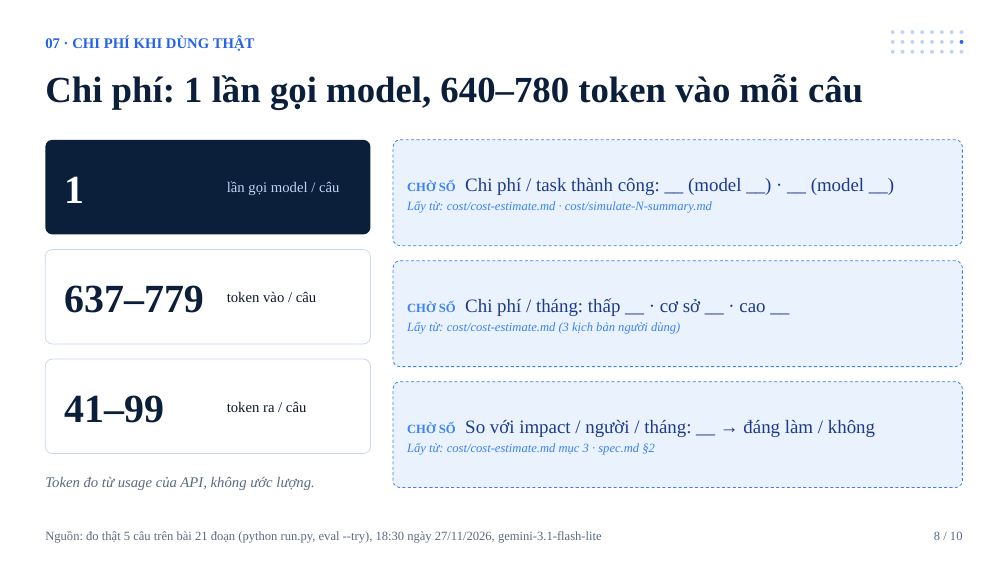
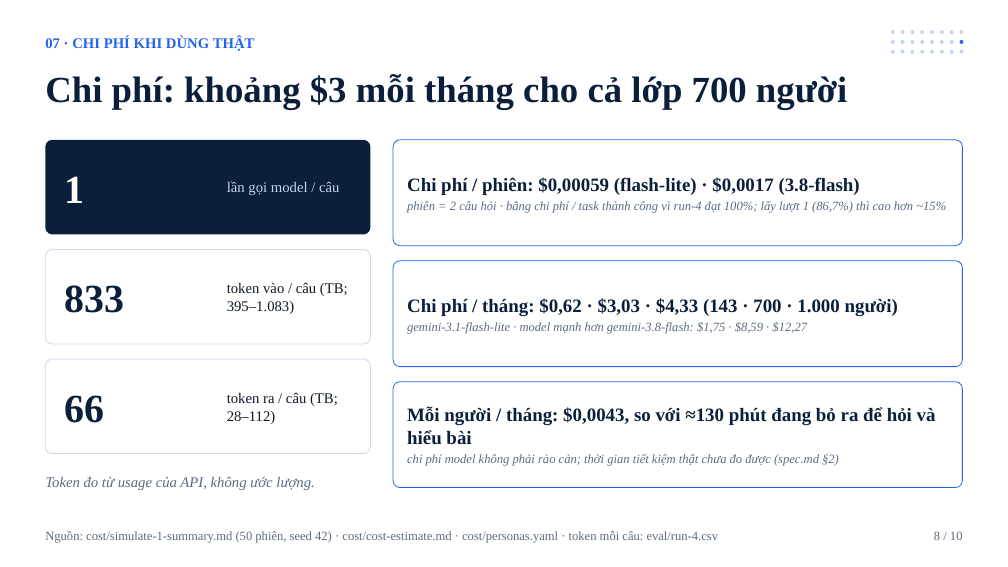
Before and after one commit to 24022404/24022-K5-Day15-L3A-Fightingggg, a slide deck: slide 8 of slides/demo-slides.pptx. Drawn at 1008x567 pixels with LibreOffice and Linux fonts; fonts in the diff are those of the drawing. Boxes give left, top, right and bottom in pixels: in the first picture for what was removed or moved away, otherwise in the second. Text is boxed around its words. In the diff, an @@ line names an element or a change of style, - is before the commit and + after.

```diff
--- a/slides/demo-slides.pptx
+++ b/slides/demo-slides.pptx
@@ text at (45,74,847,109): text changed @@
-Chi phí: 1 lần gọi model, 640–780 token vào mỗi câu
+Chi phí: khoảng $3 mỗi tháng cho cả lớp 700 người
@@ text in rounded rectangle at (407,177,946,213): text changed; text colour #3B82F6 to #5B6B82 @@
-CHỜ SỐ Chi phí / task thành công: __ (model __) · __ (model __)
-Lấy từ: cost/cost-estimate.md · cost/simulate-N-summary.md
+Chi phí / phiên: $0,00059 (flash-lite) · $0,0017 (3.8-flash)
+phiên = 2 câu hỏi · bằng chi phí / task thành công vì run-4 đạt 100%; lấy lượt 1 (86,7%) thì cao hơn ~15%
@@ text at (64,285,124,313): text changed @@
-637–779
+833
@@ text at (227,282,348,314): text changed @@
-token vào / câu
+token vào / câu (TB; 395–1.083)
@@ text in rounded rectangle at (407,298,898,334): text changed; text colour #3B82F6 to #5B6B82 @@
-CHỜ SỐ Chi phí / tháng: thấp __ · cơ sở __ · cao __
-Lấy từ: cost/cost-estimate.md (3 kịch bản người dùng)
+Chi phí / tháng: $0,62 · $3,03 · $4,33 (143 · 700 · 1.000 người)
+gemini-3.1-flash-lite · model mạnh hơn gemini-3.8-flash: $1,75 · $8,59 · $12,27
@@ fill #EAF2FE to #FFFFFF; outline #3B82F6 0.75 pt dashed to #2563EB 0.75 pt in 3 elements at (393,140,963,246), (393,261,963,367), (393,382,963,488) @@
@@ text at (64,395,104,423): text changed @@
-41–99
+66
@@ text at (227,392,338,424): text changed @@
-token ra / câu
+token ra / câu (TB; 28–112)
@@ text in rounded rectangle at (407,407,936,466): text changed; text colour #3B82F6 to #5B6B82; italic on @@
-CHỜ SỐ So với impact / người / tháng: __ → đáng làm / không
-Lấy từ: cost/cost-estimate.md mục 3 · spec.md §2
+Mỗi người / tháng: $0,0043, so với ≈130 phút đang bỏ ra để hỏi và hiểu bài
+chi phí model không phải rào cản; thời gian tiết kiệm thật chưa đo được (spec.md §2)
@@ text at (45,531,719,543): text changed @@
-Nguồn: đo thật 5 câu trên bài 21 đoạn (python run.py, eval --try), 18:30 ngày 27/11/2026, gemini-3.1-flash-lite
+Nguồn: cost/simulate-1-summary.md (50 phiên, seed 42) · cost/cost-estimate.md · cost/personas.yaml · token mỗi câu: eval/run-4.csv
```
Also in this commit, not shown: 6 other slides changed, 13 other files.
